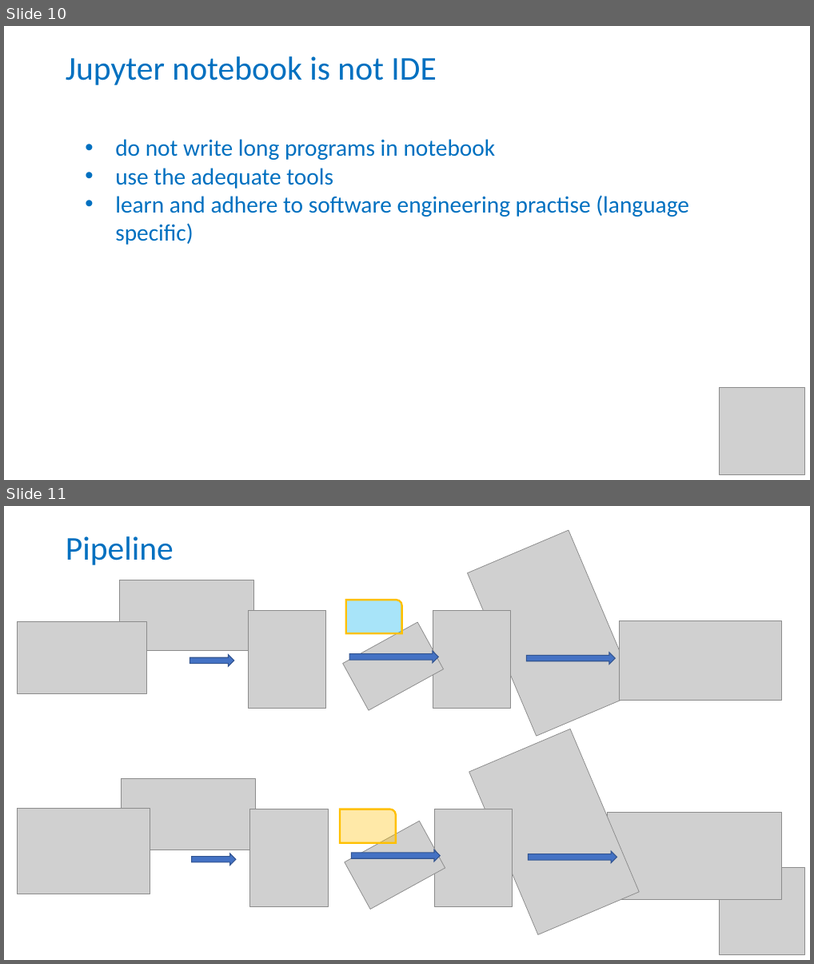
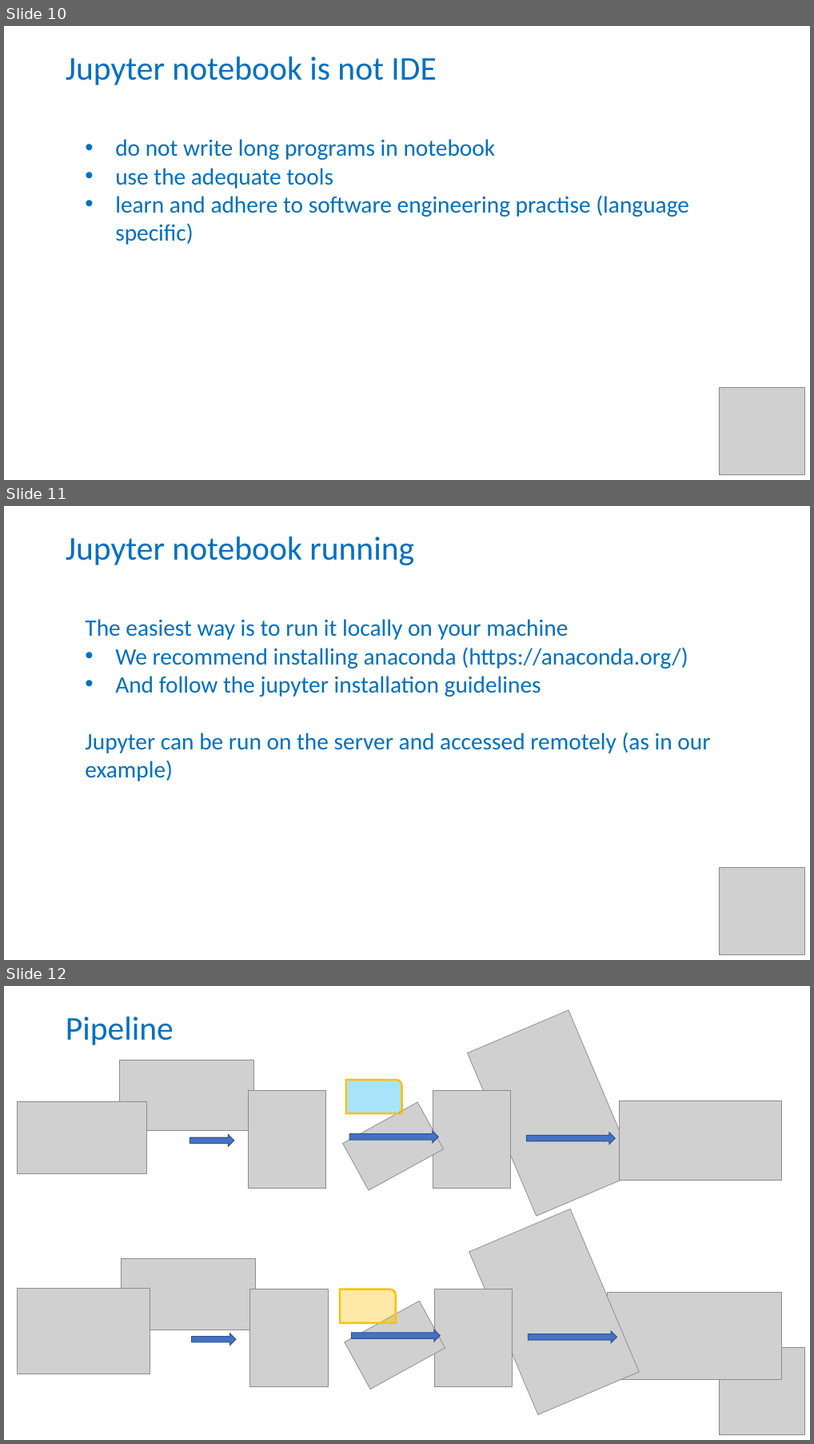
Before and after one commit to tobyhodges/solid-waddle, a slide deck: instructors/10_Reusable-analysis.pptx. Shown one above the other, each under a label of ours: slides 10 and 11 before the commit, slides 10, 11 and 12 after it. The pictures are 814x964 and 814x1444 pixels, drawn with LibreOffice and Linux fonts; fonts in the diff are those of the drawing; grey boxes stand for pictures. Boxes give left, top, right and bottom in pixels: in the first picture for what was removed or moved away, otherwise in the second. Text is boxed around its words. In the diff, an @@ line names an element or a change of style, - is before the commit and + after.

Commit message:
slide about running jupyter

```diff
--- a/instructors/10_Reusable-analysis.pptx
+++ b/instructors/10_Reusable-analysis.pptx
@@ slide 11 added at [4,506,810,960], background #FFFFFF @@
@@ title added at [66,536,414,565], 39.6 pt, text #0070C0 @@
+Jupyter notebook running
@@ text added at [85,619,710,781], 28 pt, text #0070C0 @@
+The easiest way is to run it locally on your machine
+• We recommend installing anaconda (https://anaconda.org/)
+• And follow the jupyter installation guidelines
+Jupyter can be run on the server and accessed remotely (as in our example)
@@ picture added at [720,867,805,955] @@
@@ what was slide 11 is now slide 12 @@
```
